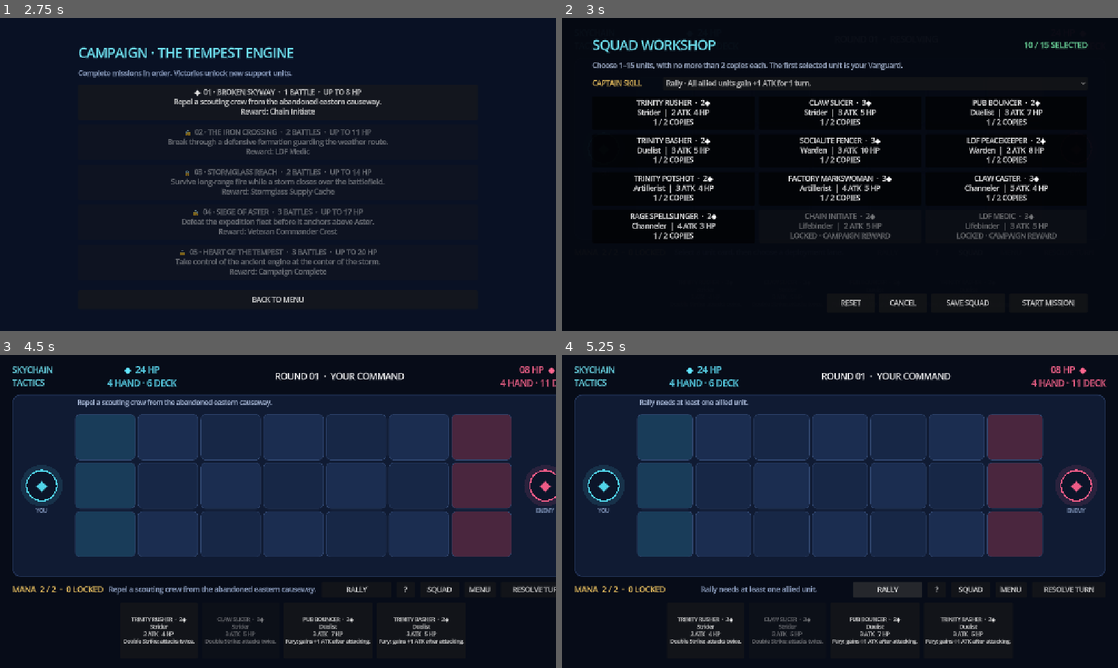
Above: before the commit, frames 1-4 (two rows, left to right).
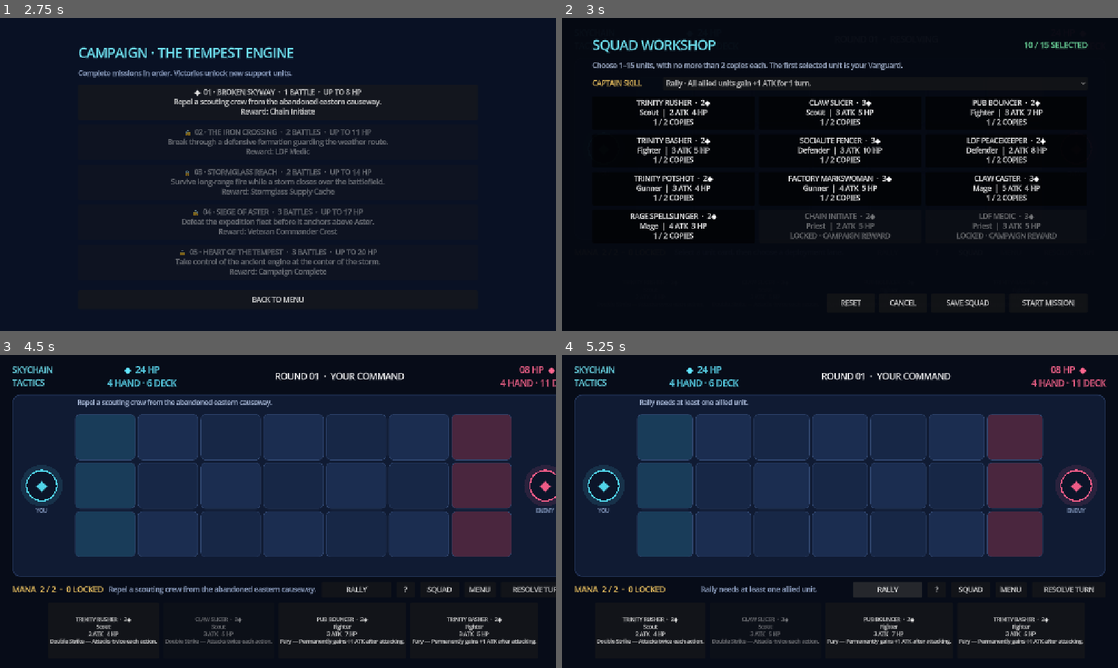
Above: after the commit, the same moments.

Repository: prldd/HeavenStrike
Game: Godot game, scene res://main.tscn
Same seed, same stepped clock (60 frames per second), same inputs: the game is played once before the commit and once after it.
Inputs:
- Up to frame 1 (2.75 s): click "CAMPAIGN" at 0.5 s; click "?" at 1.25 s; click "SQUAD" at 2 s
- Up to frame 2 (3 s): click "◆ 01 · BROKEN SKYWAY · 1 BATT…" at 2.75 s
- Up to frame 3 (4.5 s): click "START MISSION" at 3.5 s; click "SKIP" at 4.25 s
- Up to frame 4 (5.25 s): click "RALLY" at 5 s

Frame 1 is identical in both runs. In frame 2, 2.2% of the frame differs, in the area x 12-88%, y 29-68%; in frame 3, 2.1%; in frame 4, 2.1%.

Commit message:
Implemented the authoritative class abilities

Diff:
--- a/scripts/battle_rules.gd
+++ b/scripts/battle_rules.gd
@@ -6,11 +6,15 @@
 const COLS := 7
 
 static func is_taunted(unit: Dictionary, units: Array) -> bool:
-	var source_id: int = unit.get("taunted_by", -1)
-	if source_id < 0:
-		return false
-	var source = _unit_by_id(units, source_id)
-	return source != null and source.side != unit.side and source.kind == "Warden"
+	return unit.get("taunt_turns", 0) > 0
+
+static func apply_taunt(unit: Dictionary, turns: int = 2) -> void:
+	unit.taunt_turns = maxi(unit.get("taunt_turns", 0), turns)
+
+static func expire_taunts(units: Array, side: int) -> void:
+	for unit in units:
+		if unit.side == side and unit.get("taunt_turns", 0) > 0:
+			unit.taunt_turns -= 1
 
 static func can_reposition(unit: Dictionary, target_row: int, units: Array) -> bool:
 	if target_row < 0 or target_row >= ROWS:
@@ -95,6 +99,14 @@
 		return (COLS - 1) - unit.col <= unit.range
 	return unit.col <= unit.range
 
+static func blast_cells(target: Dictionary) -> Array:
+	return [
+		Vector2i(target.col - 1, target.row),
+		Vector2i(target.col + 1, target.row),
+		Vector2i(target.col, target.row - 1),
+		Vector2i(target.col, target.row + 1)
+	].filter(func(cell): return cell.x >= 0 and cell.x < COLS and cell.y >= 0 and cell.y < ROWS)
+
 static func locked_mana(units: Array, side: int) -> int:
 	var locked := 0
 	for unit in units:
--- a/scripts/board_view.gd
+++ b/scripts/board_view.gd
@@ -2,6 +2,8 @@
 extends Control
 
 const BattleRulesScript = preload("res://scripts/battle_rules.gd")
+const UNIT_SPRITES_1 := preload("res://assets/units/reference-units-001-006.png")
+const UNIT_SPRITES_2 := preload("res://assets/units/reference-units-007-012.png")
 
 signal deployment_clicked(row: int)
 signal board_cell_clicked(row: int, col: int)
@@ -226,13 +228,10 @@
 
 	draw_circle(center + Vector2(0, 3), minf(rect.size.x, rect.size.y) * 0.34, Color(0, 0, 0, 0.3))
 	draw_circle(center, minf(rect.size.x, rect.size.y) * 0.32, Color(color, 0.2))
+	_draw_unit_icon(unit, center, minf(rect.size.x, rect.size.y) * 0.68)
 	draw_arc(center, minf(rect.size.x, rect.size.y) * 0.32, 0, TAU, 32, side_color, 3)
 
-	var initial: String = unit.kind.left(1)
 	var font := get_theme_default_font()
-	var initial_size := font.get_string_size(initial, HORIZONTAL_ALIGNMENT_LEFT, -1, 24)
-	draw_string(font, center - initial_size / 2 + Vector2(0, initial_size.y * 0.72), initial, HORIZONTAL_ALIGNMENT_LEFT, -1, 24, color)
-
 	var hp_text := "%d" % unit.hp
 	var atk_text := "%d" % unit.atk
 	draw_circle(rect.position + Vector2(15, 15), 13, Color("#e95778"))
@@ -243,6 +242,22 @@
 	if not unit.ready:
 		draw_circle(center, minf(rect.size.x, rect.size.y) * 0.32, Color(0.05, 0.08, 0.15, 0.48))
 		draw_string(font, Vector2(rect.position.x, rect.end.y - 7), "RESTING", HORIZONTAL_ALIGNMENT_CENTER, rect.size.x, 10, Color("#b8c2d9"))
+
+func _draw_unit_icon(unit: Dictionary, center: Vector2, size: float) -> void:
+	var icon_id: int = unit.get("icon", 0)
+	if icon_id < 1 or icon_id > 12:
+		return
+	var texture: Texture2D = UNIT_SPRITES_1 if icon_id <= 6 else UNIT_SPRITES_2
+	var slot := (icon_id - 1) % 6
+	var source := Rect2(slot * 100, 0, 100, 100)
+	var scale_x := -1.0 if unit.side == 0 else 1.0
+	draw_set_transform(center, 0.0, Vector2(scale_x, 1.0))
+	draw_texture_rect_region(
+		texture,
+		Rect2(Vector2(-size * 0.5, -size * 0.5), Vector2(size, size)),
+		source
+	)
+	draw_set_transform(Vector2.ZERO, 0.0, Vector2.ONE)
 
 func _draw_effect(unit: Dictionary) -> void:
 	var rect := _cell_rect(unit.row, unit.col).grow(-5.0)
--- a/scripts/captain_skills.gd
+++ b/scripts/captain_skills.gd
@@ -133,8 +133,8 @@
 			effect.turns,
 			"" if effect.turns == 1 else "s"
 		])
-	if unit.get("taunted_by", -1) >= 0:
-		labels.append("Taunted")
+	if unit.get("taunt_turns", 0) > 0:
+		labels.append("Taunted (%d turns)" % unit.taunt_turns)
 	return ", ".join(labels)
 
 static func _add_attack_effect(unit: Dictionary, effect_name: String, amount: int, turns: int) -> void:
--- a/scripts/main.gd
+++ b/scripts/main.gd
@@ -332,7 +332,7 @@
 		"1 / 5\nSELECT A CARD\nCards show Mana cost, class, attack, health, and their special ability.",
 		"2 / 5\nCHOOSE A LANE\nDeploy on an open glowing tile at the left edge. New units rest until your next turn.",
 		"3 / 5\nREPOSITION\nSelect one of your deployed units, then an open highlighted tile in an adjacent row. Each unit may shift once per turn.",
-		"4 / 5\nTAUNTING STRIKE\nA unit hit by a Warden cannot change rows while that Warden remains on the battlefield.",
+		"4 / 5\nTAUNTING STRIKE\nA unit hit by a Defender cannot change rows for its next two turns.",
 		"5 / 5\nBREAK THE COMMANDER\nResolve the board, cross an open lane, and deal enough damage to defeat the enemy Commander."
 	]
 	tutorial_page_label.text = pages[tutorial_page]
@@ -492,7 +492,8 @@
 		button.button_pressed = selected
 		button.disabled = not unlocked
 		button.text = "%s  ·  %d◆\n%s  |  %d ATK  %d HP" % [
-			unit.name.to_upper(), unit.cost, unit.kind, unit.atk, unit.hp
+			unit.name.to_upper(), unit.cost, UnitCatalogScript.display_class(unit.kind),
+			unit.atk, unit.hp
 		]
 		if copies > 0:
 			button.text += "\n%d / 2 COPIES" % copies
@@ -813,7 +814,10 @@
 	if current_hp != maximum_hp:
 		hp_text = "%d / %d HP" % [current_hp, maximum_hp]
 
-	hover_name_label.text = "%s  ·  %s" % [definition.name.to_upper(), definition.kind]
+	hover_name_label.text = "%s  ·  %s" % [
+		definition.name.to_upper(),
+		UnitCatalogScript.display_class(definition.kind)
+	]
 	hover_stats_label.text = "%d MANA\n%d ATK    %s    %d MOV    %d RANGE" % [
 		definition.cost,
 		unit.get("atk", definition.atk),
@@ -941,7 +945,8 @@
 		button.button_pressed = i == selected_hand_index
 		button.disabled = not input_enabled or card.cost > player_energy or battle_over
 		button.text = "%s  ·  %d◆\n%s\n%d ATK   %d HP\n%s" % [
-			card.name.to_upper(), card.cost, card.kind, card.atk, card.hp, card.text
+			card.name.to_upper(), card.cost, UnitCatalogScript.display_class(card.kind),
+			card.atk, card.hp, card.text
 		]
 		button.add_theme_font_size_override("font_size", 12)
 		button.pressed.connect(_select_card.bind(i))
@@ -991,7 +996,7 @@
 	if unit.get("repositioned", false):
 		return "%s has already changed lanes this turn." % unit.name
 	if BattleRulesScript.is_taunted(unit, units):
-		return "%s is taunted by a Warden and cannot leave this lane." % unit.name
+		return "%s is taunted by a Defender and cannot leave this lane." % unit.name
 	return "Choose an open highlighted tile in an adjacent lane to reposition %s." % unit.name
 
 func _reposition_block_reason(unit: Dictionary, row: int, col: int) -> String:
@@ -1028,6 +1033,7 @@
 		"row": row,
 		"col": col,
 		"name": card.name,
+		"icon": card.get("icon", 0),
 		"kind": card.kind,
 		"cost": card.cost,
 		"atk": card.atk,
@@ -1039,7 +1045,7 @@
 		# when that side resolves immediately afterward.
 		"ready": true,
 		"repositioned": false,
-		"taunted_by": -1,
+		"taunt_turns": 0,
 		"effects": []
 	})
 	next_unit_id += 1
@@ -1181,6 +1187,15 @@
 		await get_tree().create_timer(0.32).timeout
 
 func _activate_unit(actor: Dictionary) -> void:
+	if actor.kind == "Lifebinder":
+		var healing_target = _lowest_health_ally(actor)
+		if healing_target != null:
+			healing_target.hp += 2
+			status_message = "%s heals %s for 2 HP." % [actor.name, healing_target.name]
+			board.play_unit_effect(healing_target.id, "+2 HP", Color("#70e0a1"))
+			_refresh()
+			await get_tree().create_timer(0.22).timeout
+
 	var path: Array = BattleRulesScript.traversal_cells(actor, units)
 	if not path.is_empty():
 		actor.col = path[-1].x
@@ -1192,14 +1207,6 @@
 		await get_tree().create_timer(0.22).timeout
 	else:
 		status_message = "%s cannot advance." % actor.name
-
-	if actor.kind == "Lifebinder":
-		var wounded = _find_wounded_ally(actor)
-		if wounded != null:
-			wounded.hp = mini(wounded.max_hp, wounded.hp + 2)
-			status_message = "%s restores 2 HP to %s." % [actor.name, wounded.name]
-			board.play_unit_effect(wounded.id, "+2 HP", Color("#70e0a1"))
-			return
 
 	var target = _find_target(actor)
 	if target != null:
@@ -1214,8 +1221,8 @@
 			board.play_unit_effect(target.id, "-%d" % actor.atk, Color("#ff668f"))
 			_apply_special_damage(actor, target)
 			if actor.kind == "Warden" and target.hp > 0:
-				target.taunted_by = actor.id
-				status_message += " Taunting Strike locks %s into this row." % target.name
+				BattleRulesScript.apply_taunt(target)
+				status_message += " Taunting Strike locks %s for 2 turns." % target.name
 			_remove_defeated()
 			_refresh()
 			if hit + 1 < strikes:
@@ -1235,27 +1242,31 @@
 		else:
 			dealt = _damage_captain(PLAYER, damage)
 			status_message = "%s strikes your Commander for %d!" % [actor.name, dealt]
+		if actor.kind == "Duelist" and _unit_by_id(actor.id) != null:
+			actor.atk += 1
+			status_message += " Fury grants +1 ATK."
 		return
 
 func _apply_special_damage(actor: Dictionary, target: Dictionary) -> void:
 	if actor.kind == "Channeler":
+		var splash_damage := maxi(1, int(actor.atk / 2))
+		var blast_cells: Array = BattleRulesScript.blast_cells(target)
 		for other in units:
-			if other.side == target.side and other.col == target.col and absi(other.row - target.row) == 1:
-				other.hp -= 1
-		status_message += " Arc lightning splashes adjacent lanes."
+			if other.id != target.id and other.side == target.side and Vector2i(other.col, other.row) in blast_cells:
+				other.hp -= splash_damage
+		status_message += " Blast deals %d damage to adjacent enemies." % splash_damage
 	elif actor.kind == "Artillerist":
 		var direction := 1 if actor.side == PLAYER else -1
-		var behind = null
-		var best_distance := 99
+		var pierced: Array = []
 		for other in units:
-			if other.side == target.side and other.row == target.row:
-				var delta: int = (other.col - target.col) * direction
-				if delta > 0 and delta < best_distance:
-					behind = other
-					best_distance = delta
-		if behind != null:
-			behind.hp -= maxi(1, int(actor.atk / 2))
-			status_message += " The shot pierces into %s." % behind.name
+			if other.id == target.id or other.side == actor.side or other.row != actor.row:
+				continue
+			var distance: int = (other.col - actor.col) * direction
+			if distance > 0 and distance <= actor.range:
+				other.hp -= actor.atk
+				pierced.append(other.name)
+		if not pierced.is_empty():
+			status_message += " Piercing Shot also hits %s." % ", ".join(pierced)
 
 func _find_target(actor: Dictionary):
 	var direction := 1 if actor.side == PLAYER else -1
@@ -1271,15 +1282,18 @@
 	candidates.sort_custom(func(a, b): return absi(a.col - actor.col) < absi(b.col - actor.col))
 	return candidates[0]
 
-func _find_wounded_ally(actor: Dictionary):
+func _lowest_health_ally(actor: Dictionary):
 	var candidates := []
 	for other in units:
-		if other.side == actor.side and other.id != actor.id and other.hp < other.max_hp:
-			if absi(other.col - actor.col) <= actor.range and absi(other.row - actor.row) <= 1:
-				candidates.append(other)
+		if other.side == actor.side and other.id != actor.id:
+			candidates.append(other)
 	if candidates.is_empty():
 		return null
-	candidates.sort_custom(func(a, b): return (a.hp / float(a.max_hp)) < (b.hp / float(b.max_hp)))
+	candidates.sort_custom(func(a, b):
+		if a.hp == b.hp:
+			return a.id < b.id
+		return a.hp < b.hp
+	)
 	return candidates[0]
 
 func _commander_in_range(actor: Dictionary) -> bool:
@@ -1331,6 +1345,7 @@
 
 func _expire_side_effects(side: int) -> void:
 	CaptainSkillsScript.expire_effects(units, side)
+	BattleRulesScript.expire_taunts(units, side)
 	if side == PLAYER and player_shield_turns > 0:
 		player_shield_turns -= 1
 		if player_shield_turns == 0:
--- a/scripts/unit_catalog.gd
+++ b/scripts/unit_catalog.gd
@@ -1,19 +1,28 @@
 class_name UnitCatalog
 extends RefCounted
 
+const CLASS_NAMES := {
+	"Strider": "Scout",
+	"Duelist": "Fighter",
+	"Warden": "Defender",
+	"Artillerist": "Gunner",
+	"Channeler": "Mage",
+	"Lifebinder": "Priest"
+}
+
 const UNITS := [
-	{"name": "Trinity Rusher", "kind": "Strider", "cost": 2, "atk": 2, "hp": 4, "move": 3, "range": 1, "text": "Double Strike: attacks twice."},
-	{"name": "Claw Slicer", "kind": "Strider", "cost": 3, "atk": 3, "hp": 5, "move": 3, "range": 1, "text": "Double Strike: attacks twice."},
-	{"name": "Pub Bouncer", "kind": "Duelist", "cost": 2, "atk": 3, "hp": 7, "move": 2, "range": 1, "text": "Fury: gains +1 ATK after attacking."},
-	{"name": "Trinity Basher", "kind": "Duelist", "cost": 2, "atk": 3, "hp": 5, "move": 2, "range": 1, "text": "Fury: gains +1 ATK after attacking."},
-	{"name": "Socialite Fencer", "kind": "Warden", "cost": 3, "atk": 3, "hp": 10, "move": 2, "range": 1, "text": "Taunting Strike: locks its target into the current row."},
-	{"name": "LDF Peacekeeper", "kind": "Warden", "cost": 2, "atk": 2, "hp": 8, "move": 2, "range": 1, "text": "Taunting Strike: locks its target into the current row."},
-	{"name": "Trinity Potshot", "kind": "Artillerist", "cost": 2, "atk": 3, "hp": 4, "move": 1, "range": 3, "text": "Piercing Shot: hits the unit behind its target."},
-	{"name": "Factory Markswoman", "kind": "Artillerist", "cost": 3, "atk": 4, "hp": 5, "move": 1, "range": 3, "text": "Piercing Shot: hits the unit behind its target."},
-	{"name": "Claw Caster", "kind": "Channeler", "cost": 3, "atk": 5, "hp": 4, "move": 1, "range": 3, "text": "Blast: deals 1 splash damage in adjacent lanes."},
-	{"name": "Rage Spellslinger", "kind": "Channeler", "cost": 2, "atk": 4, "hp": 3, "move": 1, "range": 3, "text": "Blast: deals 1 splash damage in adjacent lanes."},
-	{"name": "Chain Initiate", "kind": "Lifebinder", "cost": 2, "atk": 2, "hp": 5, "move": 1, "range": 2, "text": "Heal: restores 2 HP to a nearby ally."},
-	{"name": "LDF Medic", "kind": "Lifebinder", "cost": 3, "atk": 3, "hp": 5, "move": 1, "range": 2, "text": "Heal: restores 2 HP to a nearby ally."}
+	{"name": "Trinity Rusher", "icon": 3, "kind": "Strider", "cost": 2, "atk": 2, "hp": 4, "move": 3, "range": 1, "text": "Double Strike — Attacks twice each action."},
+	{"name": "Claw Slicer", "icon": 9, "kind": "Strider", "cost": 3, "atk": 3, "hp": 5, "move": 3, "range": 1, "text": "Double Strike — Attacks twice each action."},
+	{"name": "Pub Bouncer", "icon": 2, "kind": "Duelist", "cost": 2, "atk": 3, "hp": 7, "move": 2, "range": 1, "text": "Fury — Permanently gains +1 ATK after attacking."},
+	{"name": "Trinity Basher", "icon": 8, "kind": "Duelist", "cost": 2, "atk": 3, "hp": 5, "move": 2, "range": 1, "text": "Fury — Permanently gains +1 ATK after attacking."},
+	{"name": "Socialite Fencer", "icon": 1, "kind": "Warden", "cost": 3, "atk": 3, "hp": 10, "move": 2, "range": 1, "text": "Taunting Strike — Target cannot change lanes for 2 turns."},
+	{"name": "LDF Peacekeeper", "icon": 7, "kind": "Warden", "cost": 2, "atk": 2, "hp": 8, "move": 2, "range": 1, "text": "Taunting Strike — Target cannot change lanes for 2 turns."},
+	{"name": "Trinity Potshot", "icon": 4, "kind": "Artillerist", "cost": 2, "atk": 3, "hp": 4, "move": 1, "range": 3, "text": "Piercing Shot — Damages every enemy in range in its lane."},
+	{"name": "Factory Markswoman", "icon": 10, "kind": "Artillerist", "cost": 3, "atk": 4, "hp": 5, "move": 1, "range": 3, "text": "Piercing Shot — Damages every enemy in range in its lane."},
+	{"name": "Claw Caster", "icon": 5, "kind": "Channeler", "cost": 3, "atk": 5, "hp": 4, "move": 1, "range": 3, "text": "Blast — Adjacent enemies take half ATK damage."},
+	{"name": "Rage Spellslinger", "icon": 11, "kind": "Channeler", "cost": 2, "atk": 4, "hp": 3, "move": 1, "range": 3, "text": "Blast — Adjacent enemies take half ATK damage."},
+	{"name": "Chain Initiate", "icon": 6, "kind": "Lifebinder", "cost": 2, "atk": 2, "hp": 5, "move": 1, "range": 2, "text": "Heal — Before moving, gives 2 HP to the lowest-health ally."},
+	{"name": "LDF Medic", "icon": 12, "kind": "Lifebinder", "cost": 3, "atk": 3, "hp": 5, "move": 1, "range": 2, "text": "Heal — Before moving, gives 2 HP to the lowest-health ally."}
 ]
 
 static func all_units() -> Array:
@@ -27,3 +36,6 @@
 		if unit.name == unit_name:
 			return unit.duplicate(true)
 	return {}
+
+static func display_class(kind: String) -> String:
+	return CLASS_NAMES.get(kind, kind)
--- a/tests/smoke_test.gd
+++ b/tests/smoke_test.gd
@@ -11,7 +11,15 @@
 	var roster: Array = UnitCatalogScript.all_units()
 	assert(roster.size() == 12, "The playable roster must contain 12 units.")
 	assert(UnitCatalogScript.by_name("Trinity Rusher").kind == "Strider")
+	assert(UnitCatalogScript.display_class("Strider") == "Scout")
+	assert(UnitCatalogScript.display_class("Lifebinder") == "Priest")
 	assert(UnitCatalogScript.by_name("Missing").is_empty())
+	assert(roster.map(func(unit): return unit.icon).all(
+		func(icon_id): return icon_id >= 1 and icon_id <= 12
+	))
+	var icon_ids: Array = roster.map(func(unit): return unit.icon)
+	icon_ids.sort()
+	assert(icon_ids == [1, 2, 3, 4, 5, 6, 7, 8, 9, 10, 11, 12])
 	for kind in ["Strider", "Duelist", "Warden", "Artillerist", "Channeler", "Lifebinder"]:
 		assert(roster.filter(func(unit): return unit.kind == kind).size() == 2)
 
@@ -47,16 +55,19 @@
 			unique_enemy_cards.append(card_name)
 	assert(unique_enemy_cards.size() == 12)
 
-	var mover := {"id": 1, "side": 0, "kind": "Duelist", "row": 1, "col": 2, "repositioned": false, "taunted_by": -1}
+	var mover := {"id": 1, "side": 0, "kind": "Duelist", "row": 1, "col": 2, "repositioned": false, "taunt_turns": 0}
 	var distant_warden := {"id": 2, "side": 1, "kind": "Warden", "row": 1, "col": 5, "repositioned": false}
 	assert(not BattleRulesScript.is_taunted(mover, [mover, distant_warden]))
 	assert(BattleRulesScript.can_reposition(mover, 0, [mover, distant_warden]))
 	var nearby_warden := {"id": 3, "side": 1, "kind": "Warden", "row": 1, "col": 4, "repositioned": false}
-	mover.taunted_by = 3
+	BattleRulesScript.apply_taunt(mover)
 	assert(BattleRulesScript.is_taunted(mover, [mover, nearby_warden]))
 	assert(not BattleRulesScript.can_reposition(mover, 0, [mover, nearby_warden]))
+	BattleRulesScript.expire_taunts([mover], 0)
+	assert(mover.taunt_turns == 1)
+	assert(BattleRulesScript.is_taunted(mover, [mover]))
+	BattleRulesScript.expire_taunts([mover], 0)
 	assert(not BattleRulesScript.is_taunted(mover, [mover]))
-	mover.taunted_by = -1
 	var blocker := {"id": 4, "side": 0, "kind": "Strider", "row": 0, "col": 2, "repositioned": false}
 	assert(not BattleRulesScript.can_reposition(mover, 0, [mover, blocker]))
 	assert(not BattleRulesScript.can_reposition(mover, 2, [mover, {"id": 5, "side": 1, "kind": "Strider", "row": 2, "col": 2}]))
@@ -123,6 +134,13 @@
 	assert(BattleRulesScript.commander_in_range({
 		"side": 1, "col": 1, "range": 1
 	}))
+	var center_target := {"row": 1, "col": 3}
+	assert(BattleRulesScript.blast_cells(center_target) == [
+		Vector2i(2, 1), Vector2i(4, 1), Vector2i(3, 0), Vector2i(3, 2)
+	])
+	assert(BattleRulesScript.blast_cells({"row": 0, "col": 0}) == [
+		Vector2i(1, 0), Vector2i(0, 1)
+	])
 
 	var front_ally := {
 		"id": 9, "side": 0, "kind": "Duelist", "row": 1, "col": 3,
Binary file added: assets/units/reference-units-001-006.png
Not shown, added: assets/units/reference-units-001-006.png.import
Binary file added: assets/units/reference-units-007-012.png
Not shown, added: assets/units/reference-units-007-012.png.import
Not shown, changed: PROJECT.md
Not shown, changed: README.md
